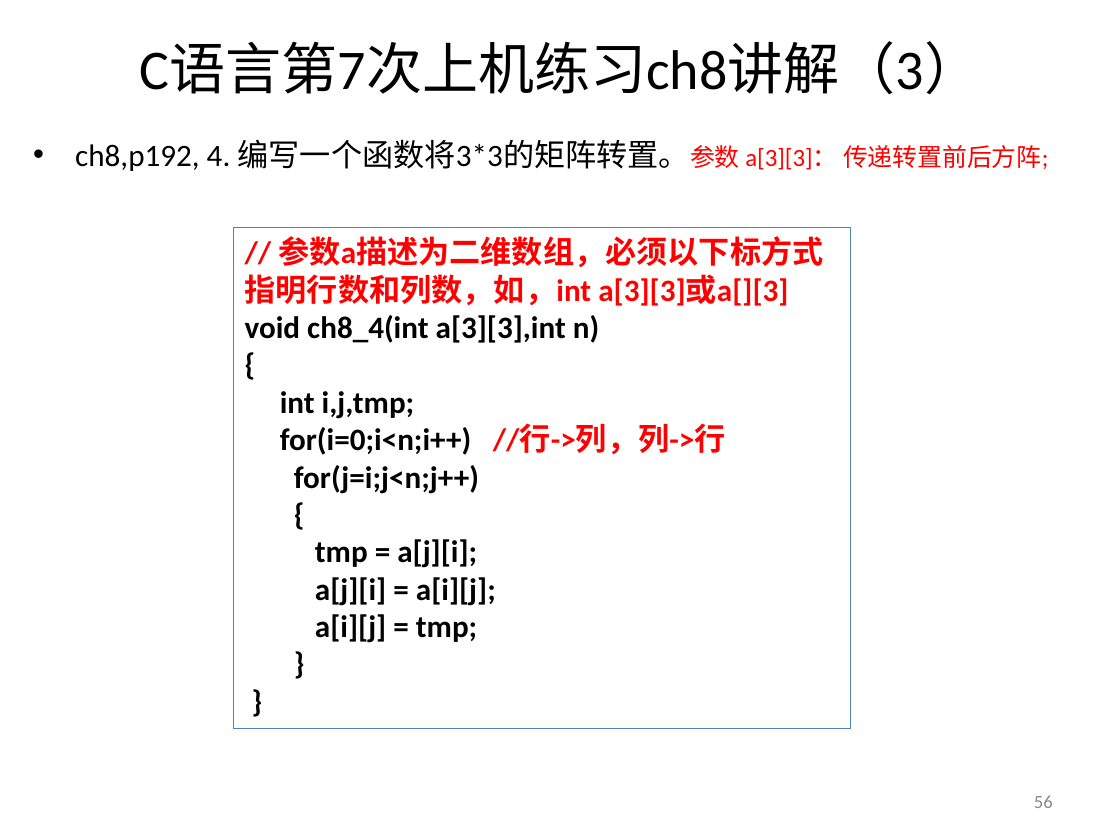
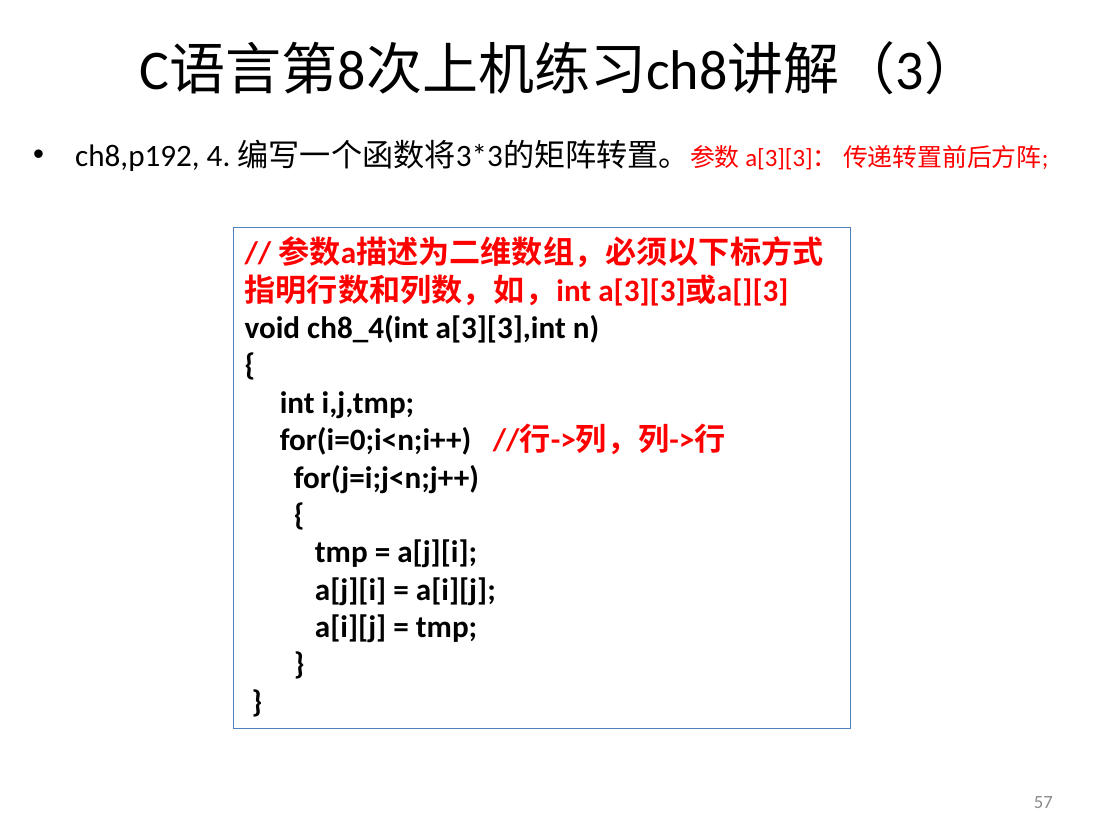
Before and after one commit to jtrfid/C-Repositories, a slide deck: slide 57 of 2016/上机安排.pptx (slide 56 before the commit). Drawn at 1120x840 pixels with LibreOffice and Linux fonts; fonts in the diff are those of the drawing. Boxes give left, top, right and bottom in pixels: in the first picture for what was removed or moved away, otherwise in the second. Text is boxed around its words. In the diff, an @@ line names an element or a change of style, - is before the commit and + after.

```diff
--- a/2016/上机安排.pptx
+++ b/2016/上机安排.pptx
@@ title at [140, 42, 980, 94]: text changed @@
-C语言第7次上机练习ch8讲解（3）
+C语言第8次上机练习ch8讲解（3）
@@ page number at [1034, 796, 1053, 808]: text changed @@
-56
+57
```
Also in this commit, not shown: 5 other slides changed, 1 slide added, 2 other files.
